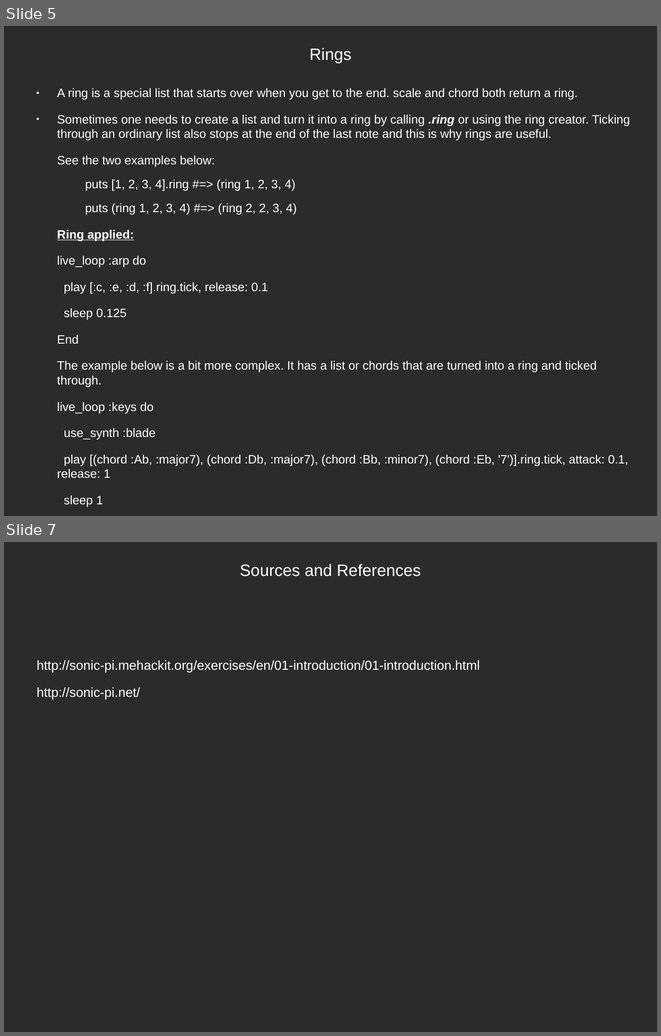
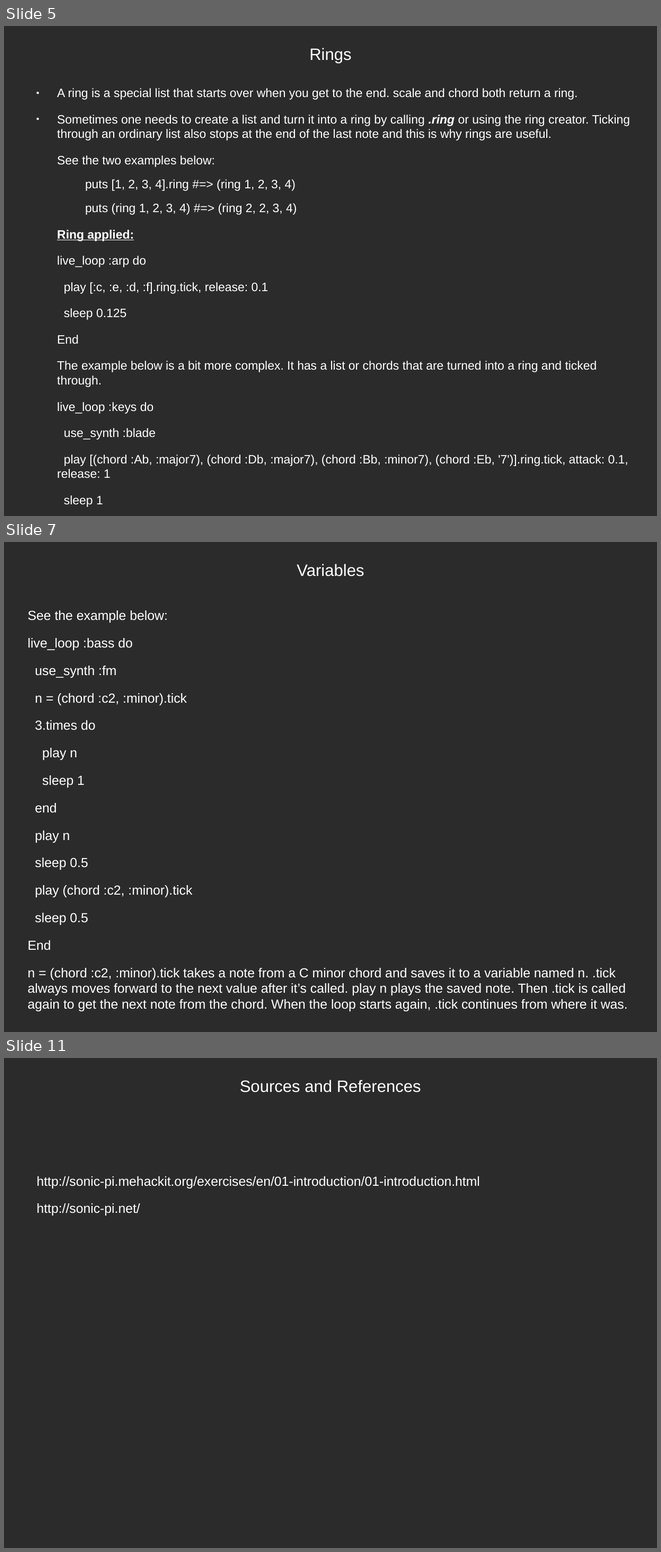
Before and after one commit to tunapanda/Sonic-Pi, a slide deck: Part_one/Generating a sound.odp. Shown one above the other, each under a label of ours: slides 5 and 7 before the commit, slides 5, 7 and 11 after it; the slides between them are not shown. The pictures are 661x1036 and 661x1552 pixels, drawn with LibreOffice and Linux fonts; fonts in the diff are those of the drawing; background and template pictures are left out; a plain dark background stands for a picture behind light text. Boxes give left, top, right and bottom in pixels: in the first picture for what was removed or moved away, otherwise in the second. Text is boxed around its words. In the diff, an @@ line names an element or a change of style, - is before the commit and + after.

```diff
--- a/Part_one/Generating a sound.odp
+++ b/Part_one/Generating a sound.odp
@@ slide 7 added at [4,542,657,1032], background picture (left out) @@
@@ title added at [297,564,364,576], 20 pt, text #FFFFFF @@
+Variables
@@ text added at [28,610,628,1011], 16 pt, text #FFFFFF @@
+See the example below:
+live_loop :bass do
+use_synth :fm
+n = (chord :c2, :minor).tick
+3.times do
+play n
+sleep 1
+end
+play n
+sleep 0.5
+play (chord :c2, :minor).tick
+sleep 0.5
+End
+n = (chord :c2, :minor).tick takes a note from a C minor chord and saves it to a variable named n. .tick always moves forward to the next value after it’s called. play n plays the saved note. Then .tick is called again to get the next note from the chord. When the loop starts again, .tick continues from where it was.
@@ what was slide 7 is now slide 11 @@
```
Also in this commit, not shown: 1 slide changed, 4 other slides added, 1 slide removed, 14 other files.
